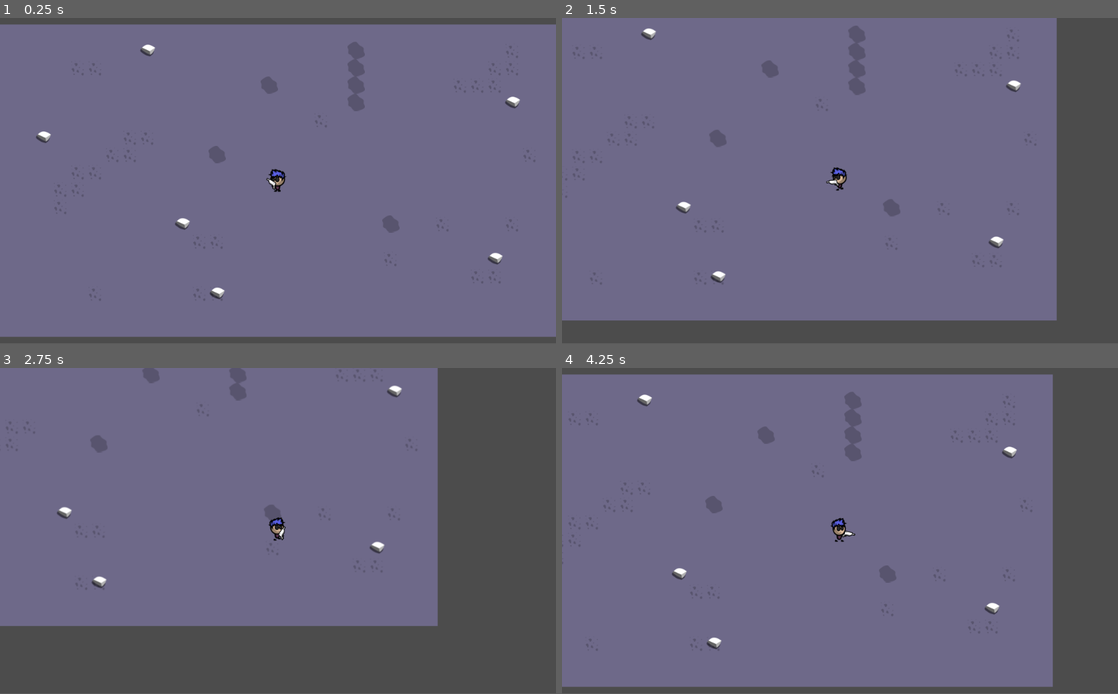
Above: before the commit, frames 1-4 (two rows, left to right).
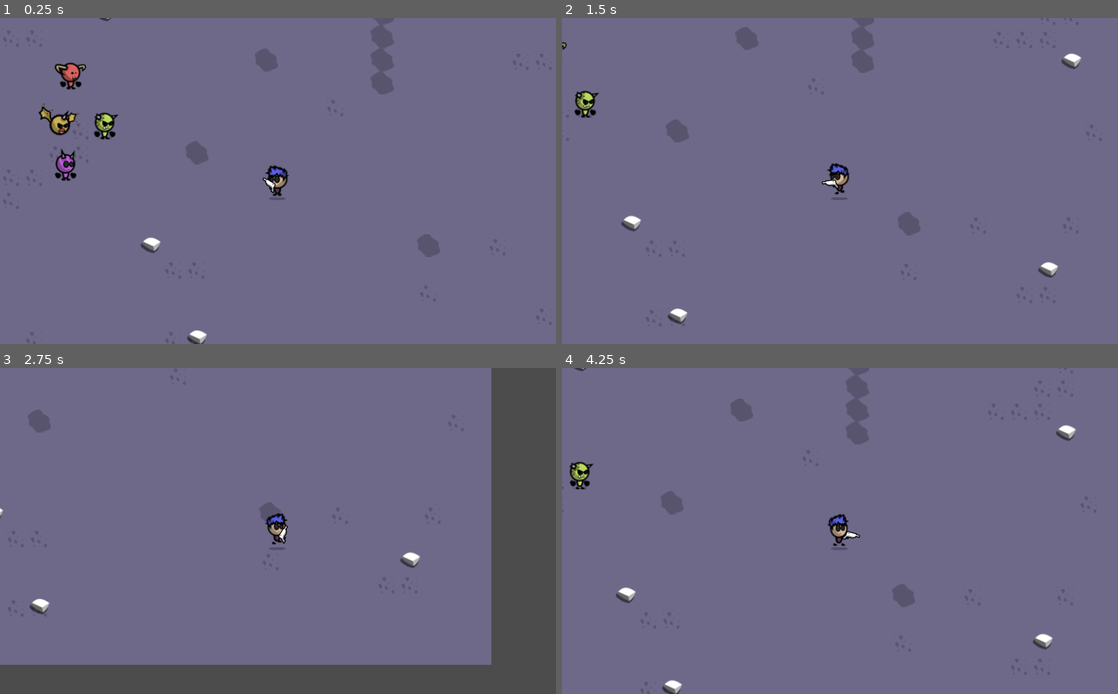
Above: after the commit, the same moments.

Repository: paskalisabhista/individual-game-jam
Game: Godot game, scene res://scenes/world/World.tscn
Same seed, same stepped clock (60 frames per second), same inputs: the game is played once before the commit and once after it.
Inputs (mouse positions are in pixels of both pictures, inside the frame that each line leads up to):
- Up to frame 1 (0.25 s): no input
- Up to frame 2 (1.5 s): tap Enter at 0.5 s; move the mouse to (962, 164) at 0.52 s; hold D (move_right) 0.53-1.28 s; move the mouse to (728, 197) at 1.27 s; hold S (move_down) from 1.28 s (still down)
- Up to frame 3 (2.75 s): move the mouse to (333, 459) at 2.02 s; release S (move_down) at 2.03 s; hold D (move_right) from 2.03 s (still down)
- Up to frame 4 (4.25 s): move the mouse to (812, 596) at 2.77 s; release D (move_right) at 2.78 s; hold W (move_up) 2.78-3.53 s; move the mouse to (1006, 579) at 3.52 s; hold A (move_left) from 3.53 s (still down)
In our replay, the window is 800x468 before the commit and 800x469 after it. These sizes can differ from the game's own. Grey fills any space a smaller window leaves; there, only what the larger window draws over its background counts as a difference.

The runs differ from the first frame. In frame 1, 7.9% of the frame differs, in the area x 0-100%, y 0-100%; in frame 2, 20%; in frame 3, 20%; in frame 4, 18%.

Commit message:
add enemies

Diff:
--- a/project.godot
+++ b/project.godot
@@ -13,6 +13,10 @@
 config/name="IndividualGameJam"
 run/main_scene="res://scenes/world/World.tscn"
 config/icon="res://icon.png"
+
+[display]
+
+window/stretch/mode="2d"
 
 [global]
 
--- a/scenes/Player/Player_1.tscn
+++ b/scenes/Player/Player_1.tscn
@@ -31,6 +31,7 @@
 [ext_resource path="res://assets/player_1/without_hand/idle_2.png" type="Texture" id=29]
 [ext_resource path="res://scenes/player/Player_1.gd" type="Script" id=30]
 [ext_resource path="res://scenes/weapon/Gun.tscn" type="PackedScene" id=31]
+[ext_resource path="res://assets/environment/shadow.png" type="Texture" id=32]
 
 [sub_resource type="SpriteFrames" id=8]
 animations = [ {
@@ -77,3 +78,11 @@
 
 [node name="Camera2D" type="Camera2D" parent="."]
 current = true
+zoom = Vector2( 0.75, 0.75 )
+
+[node name="Shadow" type="Sprite" parent="."]
+self_modulate = Color( 0, 0, 0, 0.54902 )
+position = Vector2( -1, 24 )
+scale = Vector2( 0.1875, 0.115234 )
+z_index = -1
+texture = ExtResource( 32 )
--- /dev/null
+++ b/scenes/enemy/Enemy.gd
@@ -0,0 +1,13 @@
+extends KinematicBody2D
+
+var velocity = Vector2()
+
+func _physics_process(delta):
+
+	update_animation()
+
+func update_animation():
+	if abs(velocity.x) > 0 || abs(velocity.y) > 0:
+		$AnimatedSprite.play("walk")
+	else:
+		$AnimatedSprite.play("idle")
--- /dev/null
+++ b/scenes/enemy/Enemy_1.tscn
@@ -0,0 +1,46 @@
+[gd_scene load_steps=18 format=2]
+
+[ext_resource path="res://assets/enemies/enemy_1/walk_0.png" type="Texture" id=1]
+[ext_resource path="res://assets/enemies/enemy_1/walk_2.png" type="Texture" id=2]
+[ext_resource path="res://assets/enemies/enemy_1/walk_6.png" type="Texture" id=3]
+[ext_resource path="res://assets/enemies/enemy_1/walk_7.png" type="Texture" id=4]
+[ext_resource path="res://assets/enemies/enemy_1/walk_3.png" type="Texture" id=5]
+[ext_resource path="res://assets/enemies/enemy_1/walk_4.png" type="Texture" id=6]
+[ext_resource path="res://assets/enemies/enemy_1/walk_1.png" type="Texture" id=7]
+[ext_resource path="res://assets/enemies/enemy_1/walk_5.png" type="Texture" id=8]
+[ext_resource path="res://scenes/enemy/Enemy.gd" type="Script" id=9]
+[ext_resource path="res://assets/enemies/enemy_1/idle_5.png" type="Texture" id=10]
+[ext_resource path="res://assets/enemies/enemy_1/idle_1.png" type="Texture" id=11]
+[ext_resource path="res://assets/enemies/enemy_1/idle_0.png" type="Texture" id=12]
+[ext_resource path="res://assets/enemies/enemy_1/idle_4.png" type="Texture" id=13]
+[ext_resource path="res://assets/enemies/enemy_1/idle_3.png" type="Texture" id=14]
+[ext_resource path="res://assets/enemies/enemy_1/idle_2.png" type="Texture" id=15]
+
+[sub_resource type="SpriteFrames" id=1]
+animations = [ {
+"frames": [ ExtResource( 12 ), ExtResource( 11 ), ExtResource( 15 ), ExtResource( 14 ), ExtResource( 13 ), ExtResource( 10 ) ],
+"loop": true,
+"name": "idle",
+"speed": 10.0
+}, {
+"frames": [ ExtResource( 1 ), ExtResource( 7 ), ExtResource( 2 ), ExtResource( 5 ), ExtResource( 6 ), ExtResource( 8 ), ExtResource( 3 ), ExtResource( 4 ) ],
+"loop": true,
+"name": "walk",
+"speed": 10.0
+} ]
+
+[sub_resource type="CapsuleShape2D" id=2]
+height = 16.0
+
+[node name="Enemy_1" type="KinematicBody2D"]
+script = ExtResource( 9 )
+
+[node name="AnimatedSprite" type="AnimatedSprite" parent="."]
+position = Vector2( 0, -25 )
+frames = SubResource( 1 )
+animation = "idle"
+
+[node name="CollisionShape2D" type="CollisionShape2D" parent="."]
+visible = false
+position = Vector2( 0, 3 )
+shape = SubResource( 2 )
--- /dev/null
+++ b/scenes/enemy/Enemy_2.tscn
@@ -0,0 +1,46 @@
+[gd_scene load_steps=18 format=2]
+
+[ext_resource path="res://assets/enemies/enemy_2/walk_4.png" type="Texture" id=1]
+[ext_resource path="res://assets/enemies/enemy_2/idle_1.png" type="Texture" id=2]
+[ext_resource path="res://assets/enemies/enemy_2/walk_5.png" type="Texture" id=3]
+[ext_resource path="res://assets/enemies/enemy_2/idle_4.png" type="Texture" id=4]
+[ext_resource path="res://assets/enemies/enemy_2/idle_5.png" type="Texture" id=5]
+[ext_resource path="res://assets/enemies/enemy_2/walk_2.png" type="Texture" id=6]
+[ext_resource path="res://assets/enemies/enemy_2/idle_2.png" type="Texture" id=7]
+[ext_resource path="res://assets/enemies/enemy_2/walk_7.png" type="Texture" id=8]
+[ext_resource path="res://scenes/enemy/Enemy.gd" type="Script" id=9]
+[ext_resource path="res://assets/enemies/enemy_2/idle_3.png" type="Texture" id=10]
+[ext_resource path="res://assets/enemies/enemy_2/walk_0.png" type="Texture" id=11]
+[ext_resource path="res://assets/enemies/enemy_2/walk_1.png" type="Texture" id=12]
+[ext_resource path="res://assets/enemies/enemy_2/walk_3.png" type="Texture" id=13]
+[ext_resource path="res://assets/enemies/enemy_2/walk_6.png" type="Texture" id=14]
+[ext_resource path="res://assets/enemies/enemy_2/idle_0.png" type="Texture" id=15]
+
+[sub_resource type="SpriteFrames" id=1]
+animations = [ {
+"frames": [ ExtResource( 15 ), ExtResource( 2 ), ExtResource( 7 ), ExtResource( 10 ), ExtResource( 4 ), ExtResource( 5 ) ],
+"loop": true,
+"name": "idle",
+"speed": 10.0
+}, {
+"frames": [ ExtResource( 11 ), ExtResource( 12 ), ExtResource( 6 ), ExtResource( 13 ), ExtResource( 1 ), ExtResource( 3 ), ExtResource( 14 ), ExtResource( 8 ) ],
+"loop": true,
+"name": "walk",
+"speed": 10.0
+} ]
+
+[sub_resource type="CapsuleShape2D" id=2]
+height = 16.0
+
+[node name="Enemy_2" type="KinematicBody2D"]
+script = ExtResource( 9 )
+
+[node name="AnimatedSprite" type="AnimatedSprite" parent="."]
+position = Vector2( 0, -25 )
+frames = SubResource( 1 )
+animation = "idle"
+
+[node name="CollisionShape2D" type="CollisionShape2D" parent="."]
+visible = false
+position = Vector2( 0, 3 )
+shape = SubResource( 2 )
--- /dev/null
+++ b/scenes/enemy/Enemy_3.tscn
@@ -0,0 +1,39 @@
+[gd_scene load_steps=10 format=2]
+
+[ext_resource path="res://assets/enemies/enemy_3/fly_3.png" type="Texture" id=1]
+[ext_resource path="res://assets/enemies/enemy_3/fly_5.png" type="Texture" id=2]
+[ext_resource path="res://assets/enemies/enemy_3/fly_1.png" type="Texture" id=3]
+[ext_resource path="res://assets/enemies/enemy_3/fly_4.png" type="Texture" id=4]
+[ext_resource path="res://assets/enemies/enemy_3/fly_0.png" type="Texture" id=5]
+[ext_resource path="res://assets/enemies/enemy_3/fly_2.png" type="Texture" id=6]
+[ext_resource path="res://scenes/enemy/Enemy.gd" type="Script" id=9]
+
+[sub_resource type="SpriteFrames" id=1]
+animations = [ {
+"frames": [ ExtResource( 5 ), ExtResource( 3 ), ExtResource( 6 ), ExtResource( 1 ), ExtResource( 4 ), ExtResource( 2 ) ],
+"loop": true,
+"name": "idle",
+"speed": 10.0
+}, {
+"frames": [ ExtResource( 5 ), ExtResource( 3 ), ExtResource( 6 ), ExtResource( 1 ), ExtResource( 4 ), ExtResource( 2 ) ],
+"loop": true,
+"name": "walk",
+"speed": 10.0
+} ]
+
+[sub_resource type="CapsuleShape2D" id=2]
+radius = 11.0
+height = 4.0
+
+[node name="Enemy_3" type="KinematicBody2D"]
+script = ExtResource( 9 )
+
+[node name="AnimatedSprite" type="AnimatedSprite" parent="."]
+position = Vector2( 0, -25 )
+frames = SubResource( 1 )
+animation = "idle"
+
+[node name="CollisionShape2D" type="CollisionShape2D" parent="."]
+visible = false
+position = Vector2( -1, -1 )
+shape = SubResource( 2 )
--- /dev/null
+++ b/scenes/enemy/Enemy_4.tscn
@@ -0,0 +1,46 @@
+[gd_scene load_steps=18 format=2]
+
+[ext_resource path="res://assets/enemies/enemy_4/idle_4.png" type="Texture" id=1]
+[ext_resource path="res://assets/enemies/enemy_4/idle_3.png" type="Texture" id=2]
+[ext_resource path="res://assets/enemies/enemy_4/idle_2.png" type="Texture" id=3]
+[ext_resource path="res://assets/enemies/enemy_4/idle_0.png" type="Texture" id=4]
+[ext_resource path="res://assets/enemies/enemy_4/idle_1.png" type="Texture" id=5]
+[ext_resource path="res://assets/enemies/enemy_4/idle_5.png" type="Texture" id=6]
+[ext_resource path="res://assets/enemies/enemy_4/walk_2.png" type="Texture" id=7]
+[ext_resource path="res://assets/enemies/enemy_4/walk_4.png" type="Texture" id=8]
+[ext_resource path="res://scenes/enemy/Enemy.gd" type="Script" id=9]
+[ext_resource path="res://assets/enemies/enemy_4/walk_0.png" type="Texture" id=10]
+[ext_resource path="res://assets/enemies/enemy_4/walk_6.png" type="Texture" id=11]
+[ext_resource path="res://assets/enemies/enemy_4/walk_5.png" type="Texture" id=12]
+[ext_resource path="res://assets/enemies/enemy_4/walk_3.png" type="Texture" id=13]
+[ext_resource path="res://assets/enemies/enemy_4/walk_1.png" type="Texture" id=14]
+[ext_resource path="res://assets/enemies/enemy_4/walk_7.png" type="Texture" id=15]
+
+[sub_resource type="SpriteFrames" id=1]
+animations = [ {
+"frames": [ ExtResource( 4 ), ExtResource( 5 ), ExtResource( 3 ), ExtResource( 2 ), ExtResource( 1 ), ExtResource( 6 ) ],
+"loop": true,
+"name": "idle",
+"speed": 10.0
+}, {
+"frames": [ ExtResource( 10 ), ExtResource( 14 ), ExtResource( 7 ), ExtResource( 13 ), ExtResource( 8 ), ExtResource( 12 ), ExtResource( 11 ), ExtResource( 15 ) ],
+"loop": true,
+"name": "walk",
+"speed": 10.0
+} ]
+
+[sub_resource type="CapsuleShape2D" id=2]
+height = 16.0
+
+[node name="Enemy_4" type="KinematicBody2D"]
+script = ExtResource( 9 )
+
+[node name="AnimatedSprite" type="AnimatedSprite" parent="."]
+position = Vector2( 0, -25 )
+frames = SubResource( 1 )
+animation = "idle"
+
+[node name="CollisionShape2D" type="CollisionShape2D" parent="."]
+visible = false
+position = Vector2( 0, 3 )
+shape = SubResource( 2 )
--- a/scenes/weapon/Gun.tscn
+++ b/scenes/weapon/Gun.tscn
@@ -16,4 +16,3 @@
 
 [node name="Position2D" type="Position2D" parent="Sprite"]
 rotation = 0.00174533
-scale = Vector2( 1, 1 )
--- a/scenes/world/World.tscn
+++ b/scenes/world/World.tscn
@@ -7,6 +7,10 @@
 [ext_resource path="res://assets/environment/32x32/rock3.png" type="Texture" id=5]
 [ext_resource path="res://assets/environment/32x32/rock1.png" type="Texture" id=6]
 [ext_resource path="res://assets/environment/32x32/ground2_white.png" type="Texture" id=7]
+[ext_resource path="res://scenes/enemy/Enemy_1.tscn" type="PackedScene" id=8]
+[ext_resource path="res://scenes/enemy/Enemy_2.tscn" type="PackedScene" id=9]
+[ext_resource path="res://scenes/enemy/Enemy_3.tscn" type="PackedScene" id=10]
+[ext_resource path="res://scenes/enemy/Enemy_4.tscn" type="PackedScene" id=11]
 
 [sub_resource type="TileSet" id=1]
 0/name = "ground2_white.png 0"
@@ -99,15 +103,30 @@
 [node name="World" type="Node2D"]
 
 [node name="Layer1" type="TileMap" parent="."]
+z_index = -3
 tile_set = SubResource( 1 )
 cell_size = Vector2( 32, 32 )
 format = 1
 tile_data = PoolIntArray( -524304, 2, 0, -524303, 2, 0, -524302, 2, 0, -524301, 2, 0, -524300, 2, 0, -524299, 2, 0, -52 …(8048 unchanged characters)…
 
 [node name="Layer2" type="TileMap" parent="."]
+z_index = -2
 tile_set = SubResource( 2 )
 cell_size = Vector2( 32, 32 )
 format = 1
 tile_data = PoolIntArray( -458760, 2, 0, -524284, 0, 0, -458748, 0, 0, -327681, 0, 0, -393212, 0, 0, -327676, 0, 0, -327667, 2, 0, -131086, 2, 0, -65540, 0, 0, 196602, 2, 0, 131078, 0, 0, 262156, 2, 0, 458748, 2, 0 )
 
 [node name="Player_1" parent="." instance=ExtResource( 1 )]
+position = Vector2( 0, -9 )
+
+[node name="Enemy_1" parent="." instance=ExtResource( 8 )]
+position = Vector2( -293, -32 )
+
+[node name="Enemy_2" parent="." instance=ExtResource( 9 )]
+position = Vector2( -239, -89 )
+
+[node name="Enemy_3" parent="." instance=ExtResource( 10 )]
+position = Vector2( -301, -86 )
+
+[node name="Enemy_4" parent="." instance=ExtResource( 11 )]
+position = Vector2( -286, -158 )
Binary file added: assets/enemies/enemy_1/death_0.png
Not shown, added: assets/enemies/enemy_1/death_0.png.import
Binary file added: assets/enemies/enemy_1/death_1.png
Not shown, added: assets/enemies/enemy_1/death_1.png.import
Binary file added: assets/enemies/enemy_1/death_2.png
Not shown, added: assets/enemies/enemy_1/death_2.png.import
Binary file added: assets/enemies/enemy_1/death_3.png
Not shown, added: assets/enemies/enemy_1/death_3.png.import
Binary file added: assets/enemies/enemy_1/death_4.png
Not shown, added: assets/enemies/enemy_1/death_4.png.import
Binary file added: assets/enemies/enemy_1/death_5.png
Not shown, added: assets/enemies/enemy_1/death_5.png.import
(and 256 more such lines)
